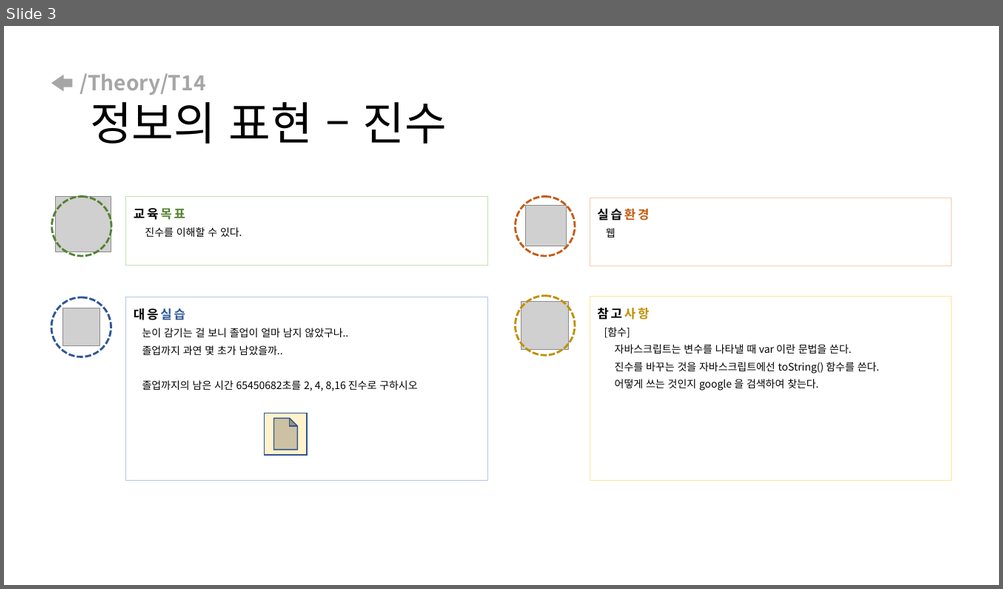
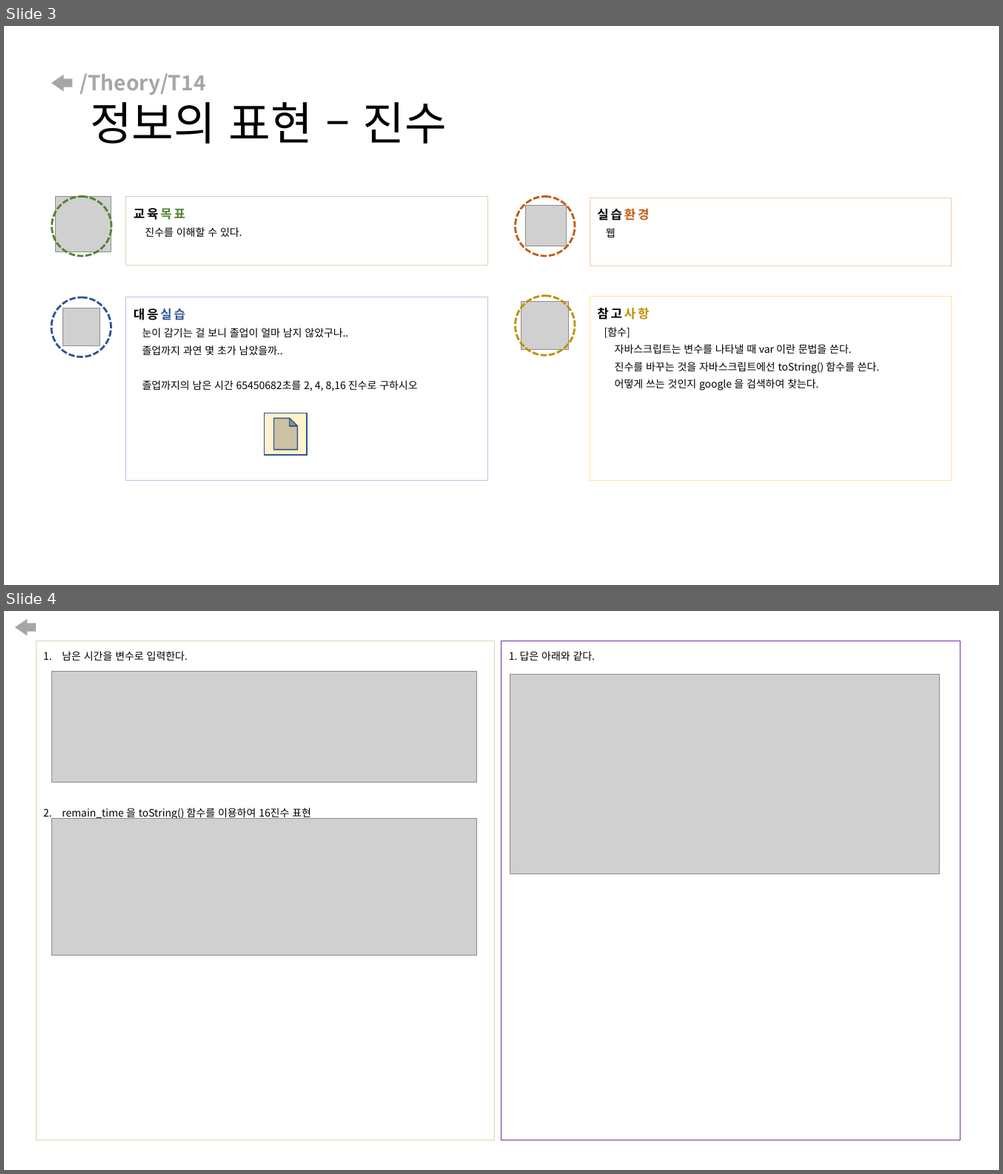
Before and after one commit to arizona95/CyberTraining, a slide deck: Lecture/Class_ppt/국방사이버보안_수업전_1강.pptx. Shown one above the other, each under a label of ours: slide 3 before the commit, slides 3 and 4 after it. The pictures are 1003x589 and 1003x1174 pixels, drawn with LibreOffice and Linux fonts; fonts in the diff are those of the drawing; grey boxes stand for pictures. Boxes give left, top, right and bottom in pixels: in the first picture for what was removed or moved away, otherwise in the second. Text is boxed around its words. In the diff, an @@ line names an element or a change of style, - is before the commit and + after.

```diff
--- a/Lecture/Class_ppt/국방사이버보안_수업전_1강.pptx
+++ b/Lecture/Class_ppt/국방사이버보안_수업전_1강.pptx
@@ slide 4 added at (4,611,999,1170), background #FFFFFF @@
@@ right arrow added at (15,619,36,636), fill #A6A6A6 @@
@@ rectangle added at (36,641,494,1140), outline #C5E0B4 0.75 pt, 10 pt, text #000000 @@
+1. 남은 시간을 변수로 입력한다.
+2. remain_time 을 toString() 함수를 이용하여 16진수 표현
@@ rectangle added at (502,641,960,1140), outline #7030A0 0.75 pt, 10 pt, text #000000 @@
+1. 답은 아래와 같다.
@@ picture added at (52,672,477,782) @@
@@ picture added at (511,675,939,874) @@
@@ picture added at (52,818,477,955) @@
```
Also in this commit, not shown: 6 other slides added, 4 other files.
